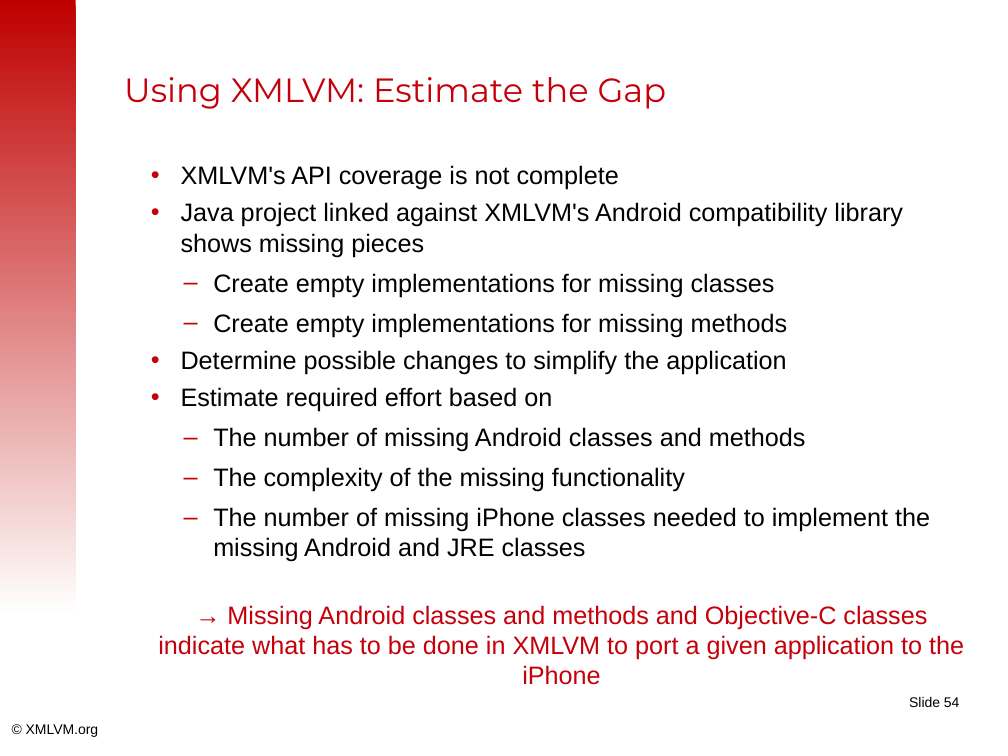
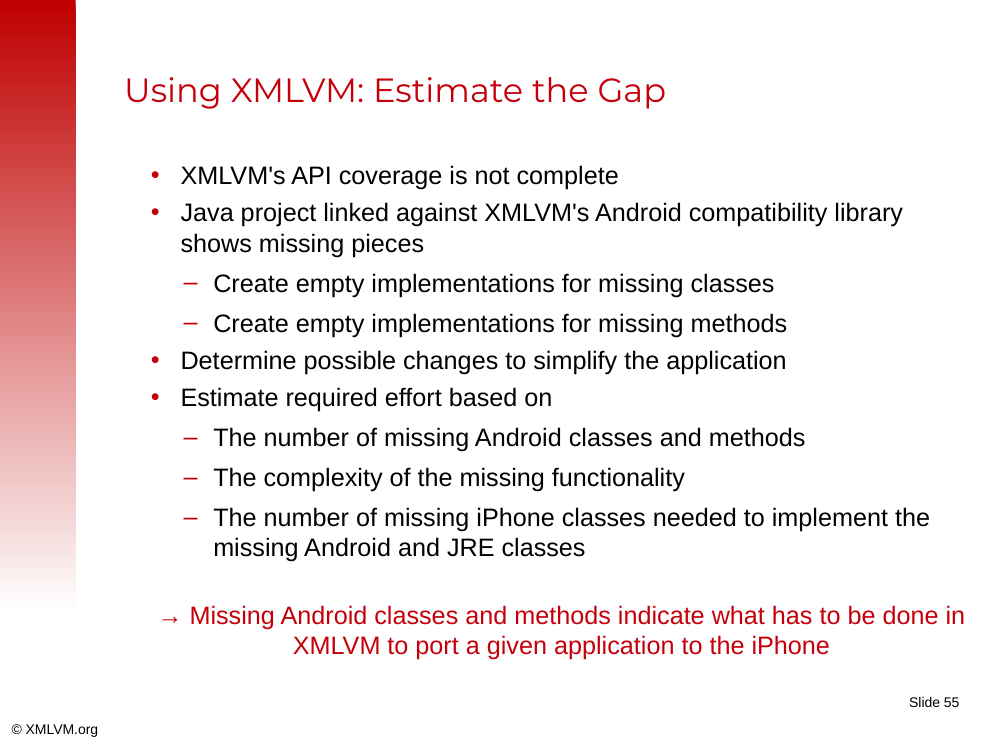
Before and after one commit to tisoft/xmlvm, a slide deck: slide 55 of doc/slides/android2iphone-master.odp (slide 54 before the commit). Drawn at 1008x756 pixels with LibreOffice and Linux fonts; fonts in the diff are those of the drawing; background and template pictures are left out. Boxes give left, top, right and bottom in pixels: in the first picture for what was removed or moved away, otherwise in the second. Text is boxed around its words. In the diff, an @@ line names an element or a change of style, - is before the commit and + after.

```diff
--- a/doc/slides/android2iphone-master.odp
+++ b/doc/slides/android2iphone-master.odp
@@ text at (190,605,966,660): text changed @@
-→ Missing Android classes and methods and Objective-C classes indicate what has to be done in XMLVM to port a given application to the iPhone
+→ Missing Android classes and methods indicate what has to be done in XMLVM to port a given application to the iPhone
@@ page number at (909,697,960,707): text changed @@
-Slide 54
+Slide 55
```
Also in this commit, not shown: 15 other slides changed, 1 slide added.
